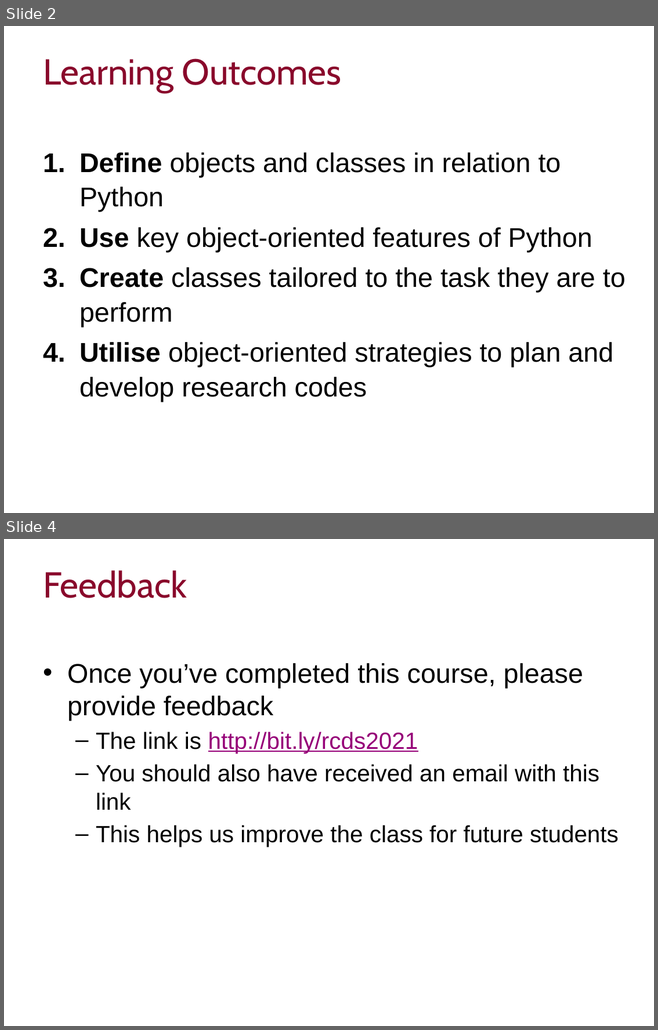
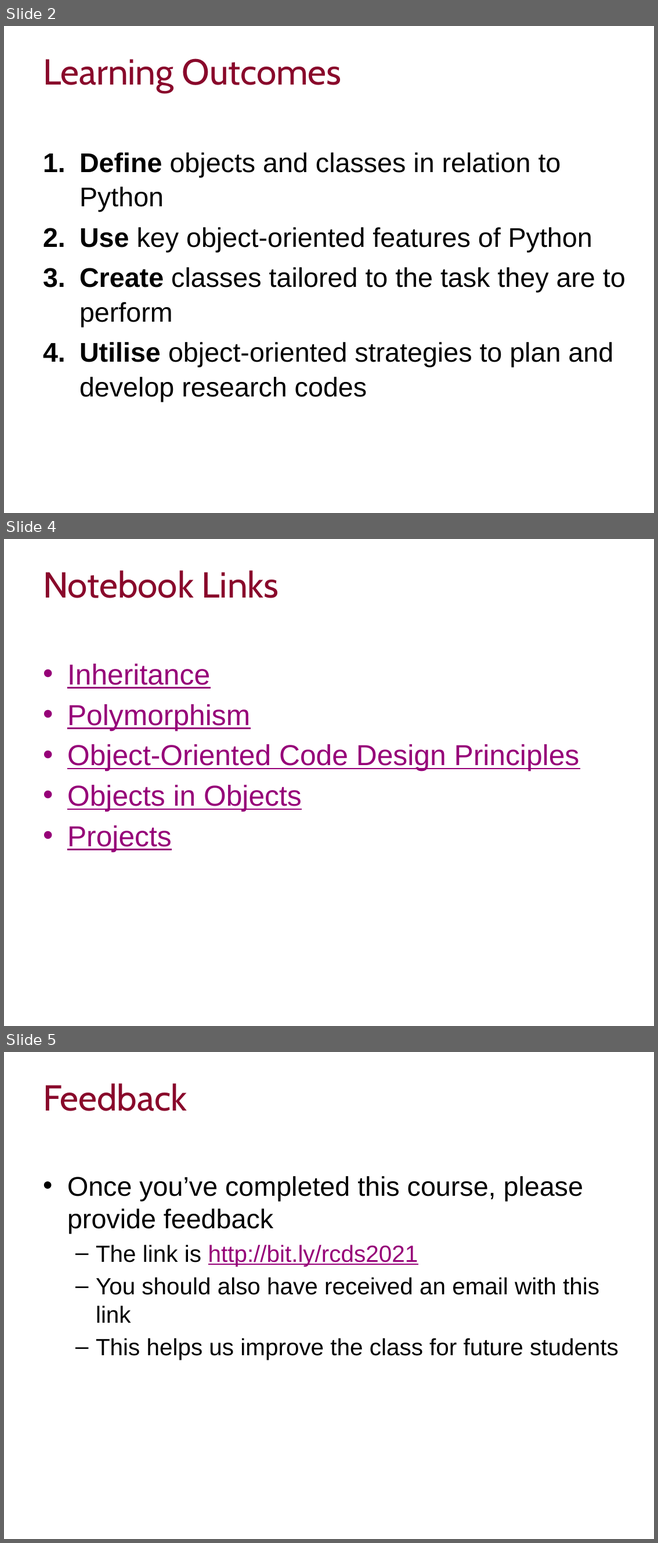
Before and after one commit to ImperialCollegeLondon/RCDS-object-oriented-python, a slide deck: Object-Oriented Python Slides.pptx. Shown one above the other, each under a label of ours: slides 2 and 4 before the commit, slides 2, 4 and 5 after it; the slides between them are not shown. The pictures are 658x1030 and 658x1543 pixels, drawn with LibreOffice and Linux fonts; fonts in the diff are those of the drawing; background and template pictures are left out. Boxes give left, top, right and bottom in pixels: in the first picture for what was removed or moved away, otherwise in the second. Text is boxed around its words. In the diff, an @@ line names an element or a change of style, - is before the commit and + after.

Commit message:
Colab links added to presentation

```diff
--- a/Object-Oriented Python Slides.pptx
+++ b/Object-Oriented Python Slides.pptx
@@ slide 4 added at (4,539,654,1026), background #FFFFFF @@
@@ title added at (43,570,279,598), 40 pt, text #89092B @@
+Notebook Links
@@ text added at (67,664,579,852), 32 pt, text #960078, underline @@
+• Inheritance
+• Polymorphism
+• Object-Oriented Code Design Principles
+• Objects in Objects
+• Projects
@@ what was slide 4 is now slide 5 @@
```
Also in this commit, not shown: 1 slide changed.
